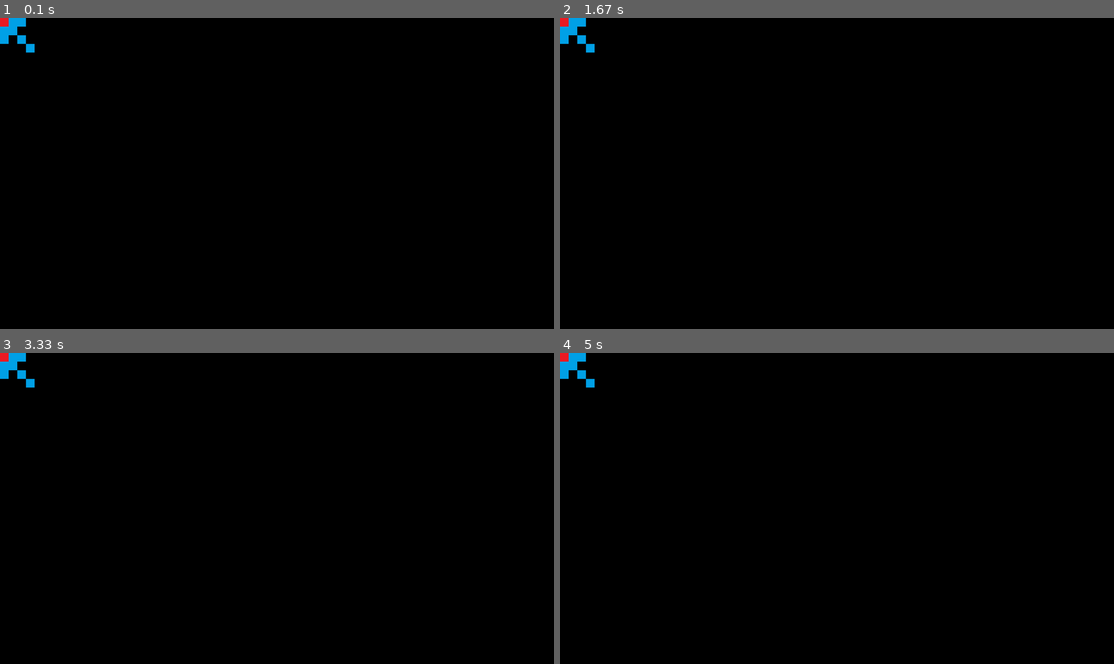
Above: before the commit, frames 1-4 (two rows, left to right).
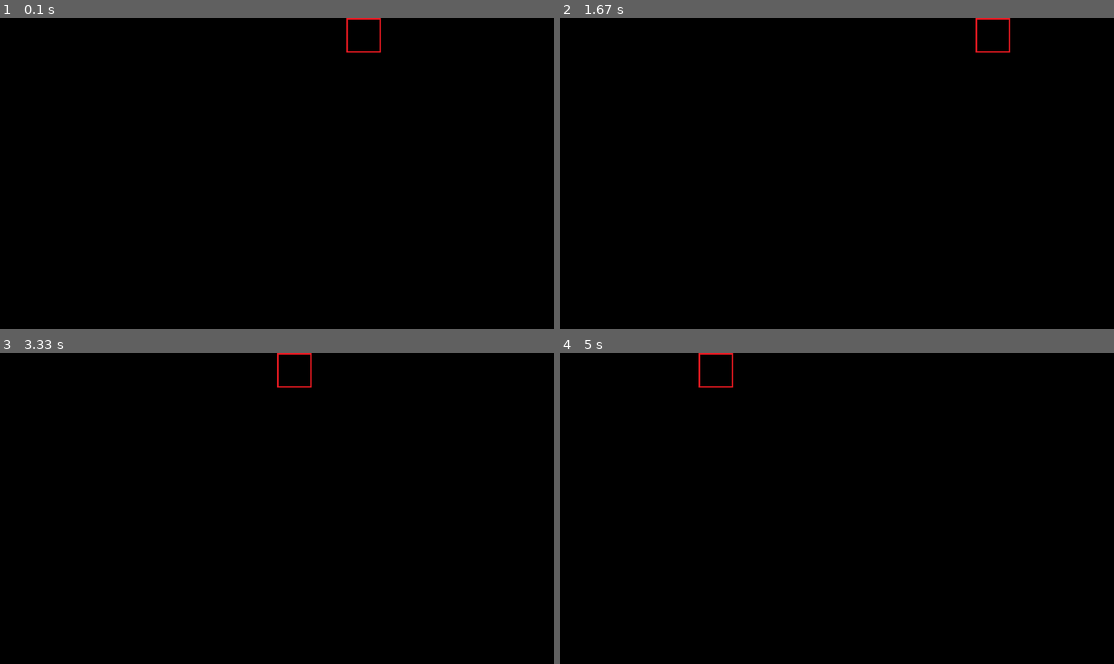
Above: after the commit, the same moments.

Repository: Necryl/pygame_snake_exercise
Game: pygame game, started from main.py
Two runs of this game, one before a commit and one after it. Both use one fixed random seed, a clock stepped at 60 frames per second and the inputs below.
Inputs:
- Up to frame 1 (0.1 s): no input
- Up to frame 2 (1.67 s): no input
- Up to frame 3 (3.33 s): no input
- Up to frame 4 (5 s): no input

The runs differ from the first frame. In frame 1, 0.5% of the frame differs, in the area x 0-69%, y 0-12%; in frame 2, 0.5%; in frame 3, 0.5%; in frame 4, 0.5%.

Commit message:
completed the grid system, added an entity class

Diff:
--- a/main.py
+++ b/main.py
@@ -8,7 +8,8 @@
 paint = {
     "black": (0, 0, 0),
     "green": (0, 255, 0),
-    "red": (255, 0, 0)
+    "red": (255, 0, 0),
+    "blue": (0, 0, 255)
 }
 
 # Window
@@ -28,34 +29,100 @@
         tile_size //= grid_scale
         max_width = screen_size[0]//tile_size
         max_height = screen_size[1]//tile_size
+        # subtracting 1 to convert it into cardinal values
+        max_width -= 1
+        max_height -= 1
 
         self.tile_size = tile_size
         self.max_width = max_width
         self.max_height = max_height
 
-    def get_loc(self, x, y):
+    def pixelize(self, loc):
 
-        w_pixel = x * self.tile_size
-        h_pixel = y * self.tile_size
-        result = (w_pixel, h_pixel)
+        x = loc[0] * self.tile_size
+        y = loc[1] * self.tile_size
+        result = (x, y)
 
         return result
 
-    def random_loc(self):
+    def random_loc(self, mode="normal"):
 
-        result = (randint(0, self.max_width), randint(self.max_height))
+        if mode == "normal":
+            result = (randint(0, self.max_width), randint(0, self.max_height))
+        elif mode == "border":
+            dice = randint(0, 3) # [0 == top], [1 == bottom], [2 == left], [3 == right]
+            x = randint(0, self.max_width)
+            y = randint(0, self.max_height)
+            if dice == 0:
+                y = 0
+            elif dice == 1:
+                y = self.max_height
+            elif dice == 2:
+                x = 0
+            elif dice == 3:
+                x = self.max_width
+            result = (x, y)
+        else:
+            raise Exception(f"ERROR: random_loc() function didn't expect argument -> '{mode}'")
+
         return result
 
-    def move(self):
-        pass
+    def move(self, current_loc, direction):
 
-    def random_loc_border(self):
-        pass
+        x = current_loc[0]
+        y = current_loc[1]
+
+        if direction == 'up':
+            if y == 0:
+                y = self.max_height
+            else:
+                y -= 1
+        elif direction == 'down':
+            if y == self.max_height:
+                y = 0
+            else:
+                y += 1
+        elif direction == 'left':
+            if x == 0:
+                x = self.max_width
+            else:
+                x -= 1
+        elif direction == 'right':
+            if x == self.max_width:
+                x = 0
+            else:
+                x += 1
+
+        result = (x, y)
+
+        return result
+
+class Entity(object):
+
+    def __init__(self):
+        present_loc = None
+        visual = (paint["blue"], 'color')
+
+        self.present_loc = present_loc
+        self.visual = visual
+
+    def spawn(self, new_loc=None):
+        if new_loc != None:
+            self.present_loc = new_loc
+
+        if self.visual[1] == 'image':
+            spawn_point = game_grid.pixelize(self.present_loc)
+            screen.blit(self.visual[0], spawn_point)
+        elif self.visual[1] == 'color':
+            pass
+        else:
+            raise Exception(f"ERROR: self.visual[1] contains invalid value '{self.visual[1]}'")
 
 def play():
     carry_on = True
 
     clock = pygame.time.Clock()
+    box.present_loc = (0, 0)
 
     while carry_on:
 
@@ -82,7 +149,8 @@
 
     screen.fill(paint["black"])
 
-    screen.blit(grid_marker, (0, 0))
+    box.present_loc = game_grid.move(box.present_loc, "left")
+    box.spawn()
 
 def image_loader(name, scale):
 
@@ -95,7 +163,15 @@
 
     return result
 
+# Creating grid
+game_grid = Grid()
+
 # loading assets
-grid_marker = image_loader("test_grid_loc_marker.png", (80, 80))
+grid_marker = image_loader("test_grid_loc_marker.png", (game_grid.tile_size, game_grid.tile_size))
+
+# Creating entities
+box = Entity()
+box.visual = (grid_marker, 'image')
+
 
 play()
Binary file changed: Assets/test_grid_loc_marker.png
